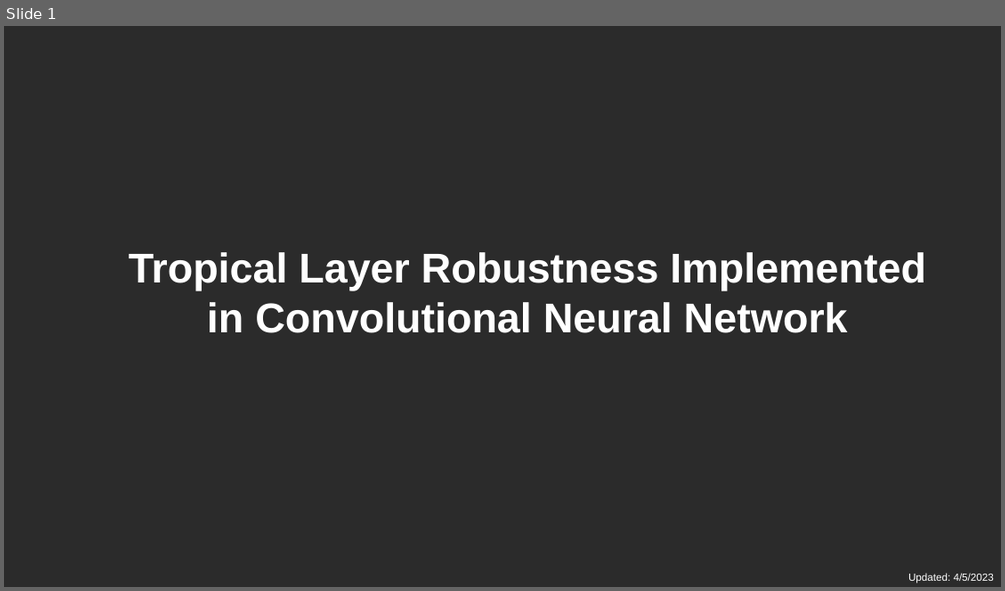
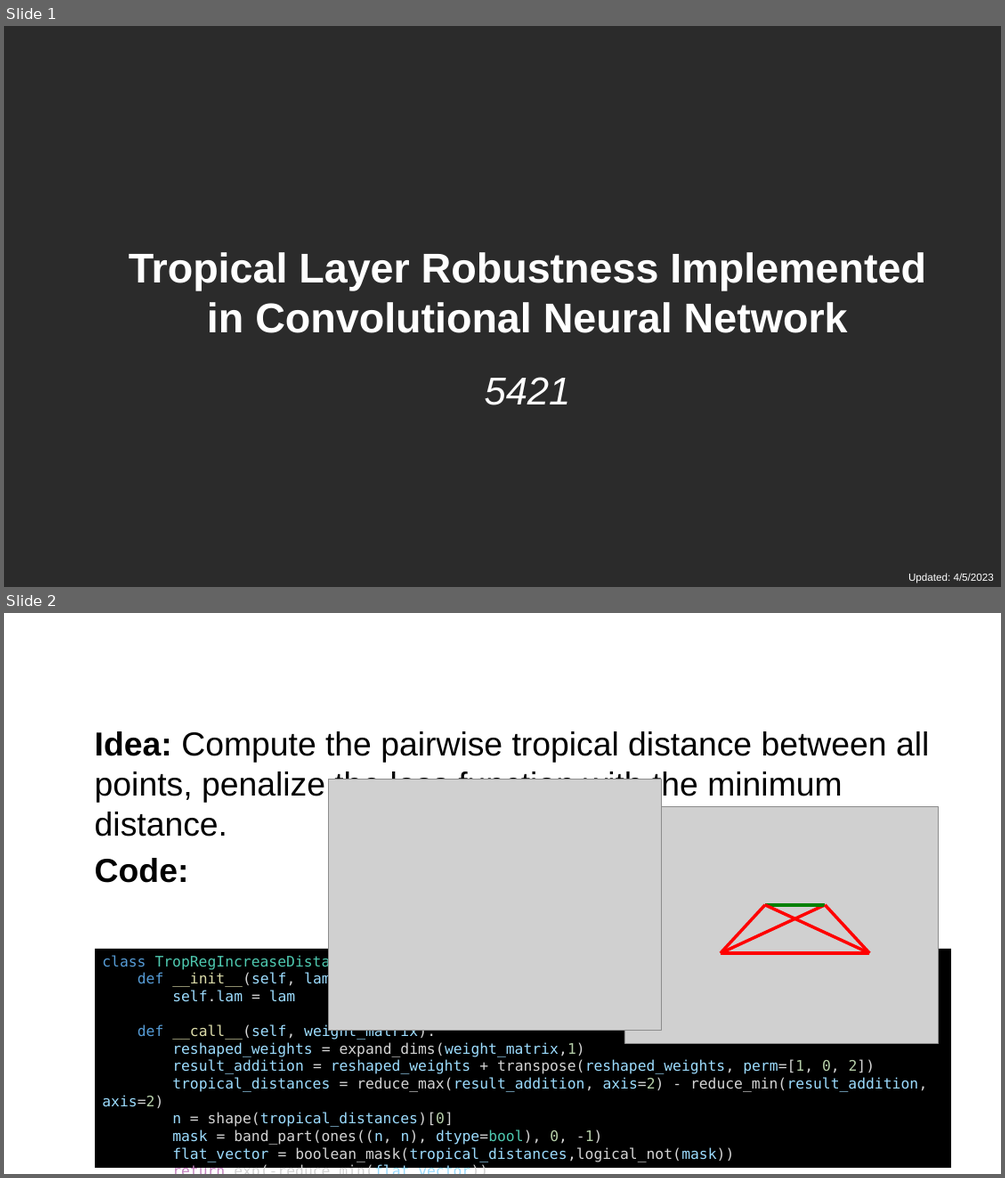
Before and after one commit to deryk96/TropicalNN, a slide deck: Topical Neural Networks Update - 02Nov23.pptx. Shown one above the other, each under a label of ours: slide 1 before the commit, slides 1 and 2 after it. The pictures are 1005x591 and 1005x1178 pixels, drawn with LibreOffice and Linux fonts; fonts in the diff are those of the drawing; grey boxes stand for pictures; background and template pictures are left out; a plain dark background stands for a picture behind light text. Boxes give left, top, right and bottom in pixels: in the first picture for what was removed or moved away, otherwise in the second. Text is boxed around its words. In the diff, an @@ line names an element or a change of style, - is before the commit and + after.

```diff
--- a/Topical Neural Networks Update - 02Nov23.pptx
+++ b/Topical Neural Networks Update - 02Nov23.pptx
@@ slide 2 added at (x1=4, y1=613, x2=1001, y2=1174), background picture (left out) @@
@@ text added at (x1=95, y1=731, x2=929, y2=883), 32 pt, text #000000 @@
+Idea: Compute the pairwise tropical distance between all points, penalize the loss function with the minimum distance.
+Code:
@@ picture added at (x1=329, y1=779, x2=662, y2=1030) @@
@@ picture added at (x1=624, y1=807, x2=938, y2=1043) @@
@@ line added from (720, 953) to (765, 905), #FF0000 3 pt @@
@@ line added from (720, 953) to (825, 905), #FF0000 3 pt @@
@@ line added from (765, 905) to (825, 905), #008000 3 pt @@
@@ line added from (870, 953) to (765, 905), #FF0000 3 pt @@
@@ line added from (870, 953) to (825, 905), #FF0000 3 pt @@
@@ rectangle added at (x1=96, y1=949, x2=952, y2=1167), fill #000000, 14 pt, text #9CDCFE @@
+class TropRegIncreaseDistance(regularizers.Regularizer):
+def __init__(self, lam=1.0):
+self.lam = lam
+def __call__(self, weight_matrix):
+reshaped_weights = expand_dims(weight_matrix,1)
+result_addition = reshaped_weights + transpose(reshaped_weights, perm=[1, 0, 2])
+tropical_distances = reduce_max(result_addition, axis=2) - reduce_min(result_addition, axis=2)
+n = shape(tropical_distances)[0]
+mask = band_part(ones((n, n), dtype=bool), 0, -1)
+flat_vector = boolean_mask(tropical_distances,logical_not(mask))
+return exp(-reduce_min(flat_vector))
@@ title added at (x1=155, y1=954, x2=594, y2=970), 37.3 pt, text #FFFFFF, bold @@
+Regularizer
@@ line added from (720, 953) to (870, 953), #FF0000 3 pt @@
@@ slide 1 changed as well @@
@@ subtitle added at (x1=485, y1=377, x2=571, y2=405), 37.3 pt, text #FFFFFF, italic @@
+5421
```
Also in this commit, not shown: 3 other slides changed, 4 other slides added, 38 other files.
